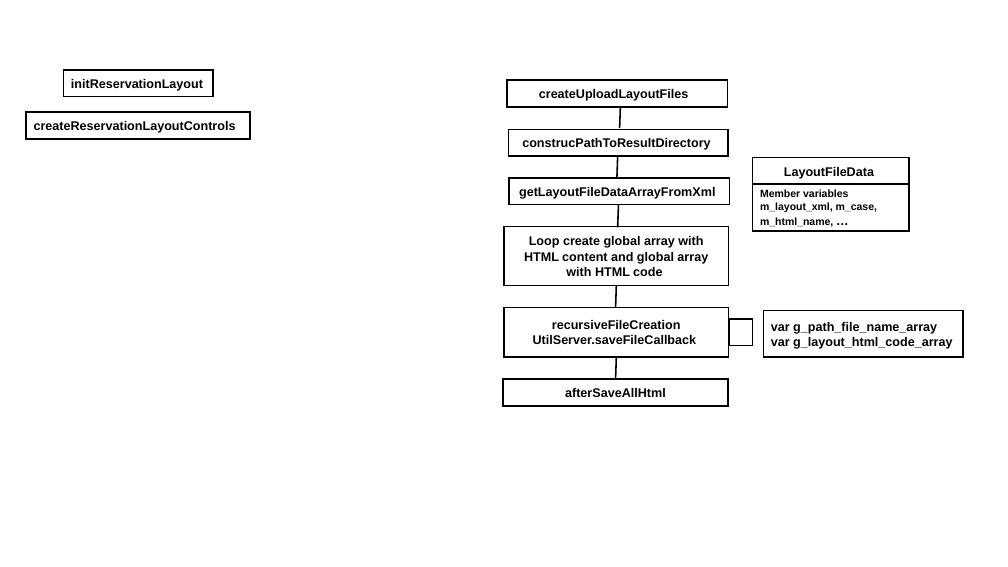
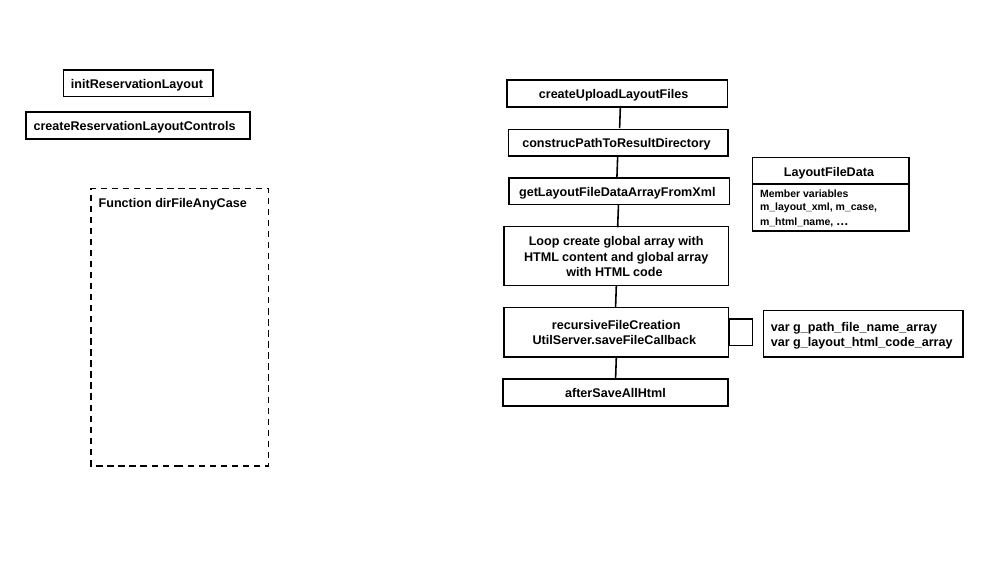
Before and after one commit to JazzLiveAarau/WwwReservationLayout, a slide deck: slide 18 of Description/ReservationLayout.pptx. Drawn at 1008x567 pixels with LibreOffice and Linux fonts; fonts in the diff are those of the drawing. Boxes give left, top, right and bottom in pixels: in the first picture for what was removed or moved away, otherwise in the second. Text is boxed around its words. In the diff, an @@ line names an element or a change of style, - is before the commit and + after.

```diff
--- a/Description/ReservationLayout.pptx
+++ b/Description/ReservationLayout.pptx
@@ rectangle added at (91, 189, 269, 466), outline #000000 1.5 pt dashed, 12 pt, text #000000, bold @@
+Function dirFileAnyCase
```
Also in this commit, not shown: 2 slides added, 7 other files.
